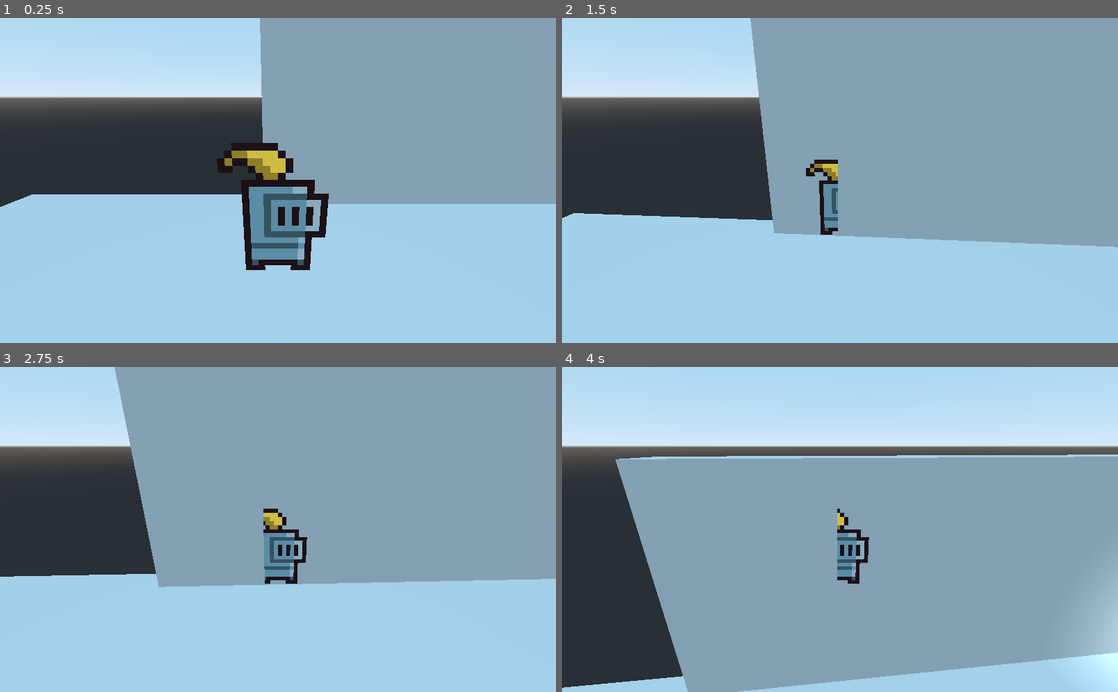
Above: before the commit, frames 1-4 (two rows, left to right).
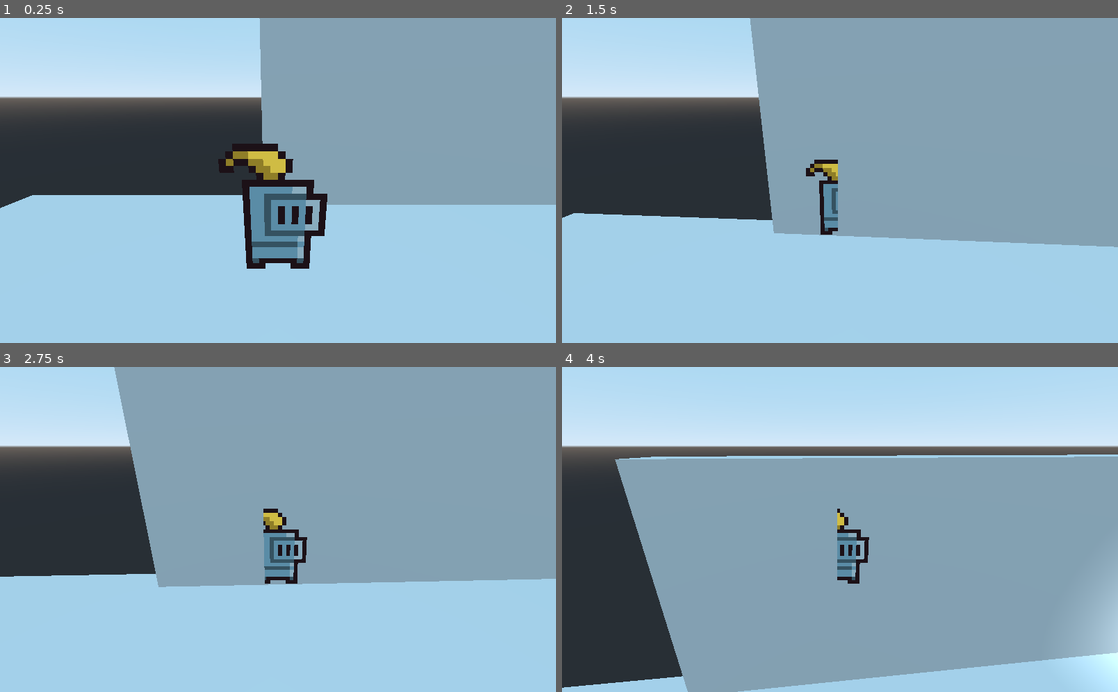
Above: after the commit, the same moments.

Repository: revdeluxe/veteran
Game: Godot game, scene res://test/Test_Map.tscn
The game is run twice, just before and just after one commit, with the same random seed, the same clock (stepped at 60 frames per second) and the same inputs.
Inputs (mouse positions are in pixels of both pictures, inside the frame that each line leads up to):
- Up to frame 1 (0.25 s): no input
- Up to frame 2 (1.5 s): tap Enter at 0.5 s; move the mouse to (867, 180) at 0.52 s; hold Shift (m_sprint) 0.53-1.28 s; hold W (m_up) from 0.53 s (still down); click (867, 180) at 0.67 s; tap Space (m_jump) at 0.77 s; move the mouse to (812, 180) at 1.27 s; tap Shift (m_sprint) at 1.35 s
- Up to frame 3 (2.75 s): keep holding W (m_up); tap Space (m_jump) at 1.52 s; move the mouse to (289, 523) at 2.02 s; hold Shift (m_sprint) from 2.03 s (still down)
- Up to frame 4 (4 s): keep holding W (m_up); move the mouse to (834, 536) at 2.77 s; release Shift (m_sprint) at 2.78 s; tap Shift (m_sprint) at 2.85 s; click (834, 536) at 2.92 s; tap Space (m_jump) at 3.02, 3.77 s; move the mouse to (878, 532) at 3.52 s; hold Shift (m_sprint) from 3.53 s (still down)

The runs differ from the first frame. In frame 1, 0.8% of the frame differs, in the area x 0-100%, y 0-78%; in frame 2, less than 0.1%; in frame 3, less than 0.1%; in frame 4, less than 0.1%.

Commit message:
FIX some minor stuffs

Diff:
--- /dev/null
+++ b/map/Częstochowa.tscn
@@ -0,0 +1,30 @@
+[gd_scene load_steps=5 format=2]
+
+[ext_resource path="res://test/Player.tscn" type="PackedScene" id=1]
+[ext_resource path="res://test/Floor.tscn" type="PackedScene" id=2]
+[ext_resource path="res://test/Tree.tscn" type="PackedScene" id=3]
+[ext_resource path="res://wav/album_1_eateot.wav" type="AudioStream" id=4]
+
+[node name="Częstochowa" type="Spatial"]
+
+[node name="Tree" parent="." instance=ExtResource( 3 )]
+transform = Transform( 1, 0, 0, 0, 1, 0, 0, 0, 1, -2.81806, 1.53137, 0.305767 )
+
+[node name="Floor" parent="." instance=ExtResource( 2 )]
+transform = Transform( 10, 0, 0, 0, 1, 0, 0, 0, 20, 0, 1, 0 )
+
+[node name="Player" parent="." instance=ExtResource( 1 )]
+transform = Transform( 1, 0, 0, 0, 1, 0, 0, 0, 1, -8.23741, 6.12694, -5.58 )
+
+[node name="OmniLight" type="OmniLight" parent="."]
+transform = Transform( 1, 0, 0, 0, 1, 0, 0, 0, 1, 0, 4.82815, 0 )
+omni_range = 46.8536
+
+[node name="CSGCylinder" type="CSGCylinder" parent="."]
+transform = Transform( 1, 0, 0, 0, 1, 0, 0, 0, 1, 0, 8.50782, 0 )
+height = 14.2988
+
+[node name="Musik" type="AudioStreamPlayer3D" parent="."]
+transform = Transform( 1, 0, 0, 0, 1, 0, 0, 0, 1, -2.803, 1.65181, 0.206496 )
+stream = ExtResource( 4 )
+autoplay = true
--- a/test/Test_Map.tscn
+++ b/test/Test_Map.tscn
@@ -45,7 +45,7 @@
 transform = Transform( 1, 0, 0, 0, 1, 0, 0, 0, 1, 4, 1.309, -1 )
 
 [node name="Player" parent="." instance=ExtResource( 3 )]
-transform = Transform( 1, 0, 0, 0, 1, 0, 0, 0, 1, -0.892333, 0.911203, -0.0544917 )
+transform = Transform( 1, 0, 0, 0, 1, 0, 0, 0, 1, -0.890136, 0.930512, -0.0752808 )
 
 [node name="Death_Block" parent="." instance=ExtResource( 5 )]
 transform = Transform( 10, 0, 0, 0, 1, 0, 0, 0, 10, -0.551129, -1.233, -0.188274 )
@@ -55,7 +55,7 @@
 omni_range = 1.7935
 
 [node name="Musik" type="AudioStreamPlayer3D" parent="."]
-transform = Transform( 1, 0, 0, 0, 1, 0, 0, 0, 1, 0, 0.620814, 0 )
+transform = Transform( 1, 0, 0, 0, 1, 0, 0, 0, 1, 4.07005, 0.620814, -0.394202 )
 stream = ExtResource( 4 )
 autoplay = true
 
--- /dev/null
+++ b/test/Tree.tscn
@@ -0,0 +1,15 @@
+[gd_scene load_steps=2 format=2]
+
+[ext_resource path="res://img/tree/28-286021_pixel-art-apple-tree-pixilart-tree-hd-png.png" type="Texture" id=1]
+
+[node name="Tree" type="Spatial"]
+
+[node name="Sprite3D3" type="Sprite3D" parent="."]
+transform = Transform( -0.0598114, 6.56521e-06, -0.0792334, 7.18065e-06, 0.06, -0.000124707, 0.004754, -8.02785e-06, -0.996856, 0, 0, 0 )
+double_sided = false
+texture = ExtResource( 1 )
+
+[node name="Sprite3D2" type="Sprite3D" parent="."]
+transform = Transform( -0.00466084, 7.45388e-06, 0.997216, -3.10311e-07, 0.0625, -0.000119967, -0.062326, -8.6876e-07, -0.0745734, 0, 0, 0 )
+double_sided = false
+texture = ExtResource( 1 )
Binary file added: img/tree/28-286021_pixel-art-apple-tree-pixilart-tree-hd-png.png
Not shown, added: img/tree/28-286021_pixel-art-apple-tree-pixilart-tree-hd-png.png.import
Not shown, changed: README.md
